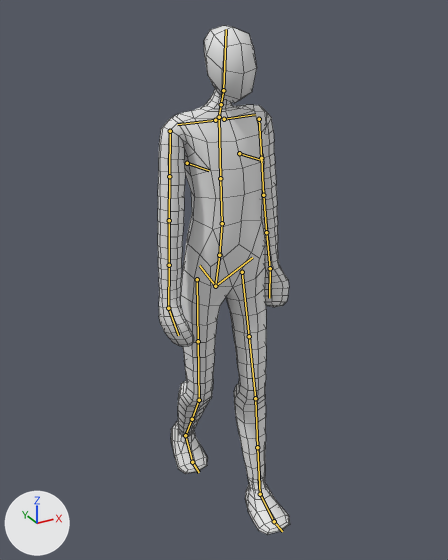
An edit to the Blender file Models/RealLife/Characters/QA.blend, drawn before and after from the same camera.
Rendered twice from a 50 mm lens placed at (-1082.0, -1974.0, 2017.0), pointed at (11.0, 12.0, 1024.0). The axes (+X, +Y, +Z) are drawn at lower left. The lights are the same throughout. The first picture is the older version. Both versions are drawn at frame 45 of the action 'WalkFaster'; the numbers are the values there. The bones that bend it are drawn over the model as lines. Mesh edges are drawn as thin lines.
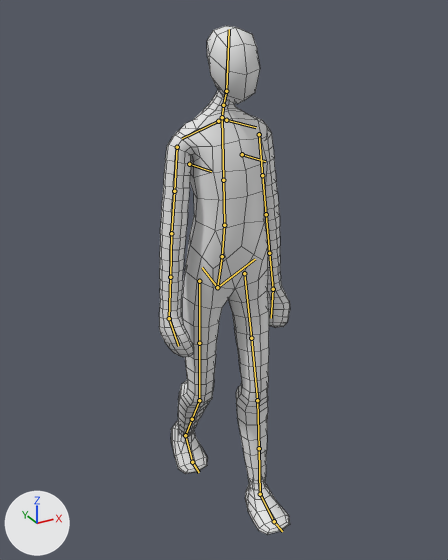
Changed parts and their boxes (x1, y1, x2, y2) in the pictures (448 x 560 px):
```json
{"object": "Plane.002", "change": "posed", "before": [158, 26, 290, 534], "after": [159, 26, 290, 534]}
```

The change, as JSON lines over the scene's bpy script:
```json
{"block": "bone_torso", "where": "bone_torso = bpy.data.objects['rig'].pose.bones['torso']  # child of 'MCH-torso.parent'"}
{"op": "set", "path": "bone_torso.location", "old": "(0.0, 6.0, -29.0)", "new": "(0.0, -13.0, -29.0)"}
{"block": "bone_shoulder_l", "where": "bone_shoulder_l = bpy.data.objects['rig'].pose.bones['shoulder.L']  # child of 'ORG-spine.003'"}
{"op": "set", "path": "bone_shoulder_l.rotation_euler", "old": "(0.0, 0.0, 0.0)", "new": "(-0.297, 0.0, 0.0)", "note": "degrees (0, 0, 0) -> degrees (-17, 0, 0)"}
{"block": "bone_shoulder_r", "where": "bone_shoulder_r = bpy.data.objects['rig'].pose.bones['shoulder.R']  # child of 'ORG-spine.003'"}
{"op": "set", "path": "bone_shoulder_r.rotation_euler", "old": "(0.0, 0.0, 0.0)", "new": "(-0.297, 0.0, 0.0)", "note": "degrees (0, 0, 0) -> degrees (-17, 0, 0)"}
{"block": "bone_hand_ik_l", "where": "bone_hand_ik_l = bpy.data.objects['rig'].pose.bones['hand_ik.L']  # child of 'MCH-hand_ik.parent.L'"}
{"op": "set", "path": "bone_hand_ik_l.location", "old": "(-473.0, 21.0, -313.0)", "new": "(-467.0, 3.0, -401.0)"}
{"op": "set", "path": "bone_hand_ik_l.rotation_quaternion", "old": "(0.852, 0.098, -0.316, -0.403)", "new": "(0.856, 0.121, -0.245, -0.403)", "note": "degrees (28, -27, -58) -> degrees (26, -19, -55)"}
{"block": "bone_hand_ik_r", "where": "bone_hand_ik_r = bpy.data.objects['rig'].pose.bones['hand_ik.R']  # child of 'MCH-hand_ik.parent.R'"}
{"op": "set", "path": "bone_hand_ik_r.location", "old": "(438.0, -86.0, -327.0)", "new": "(438.0, -86.0, -371.0)"}
```
